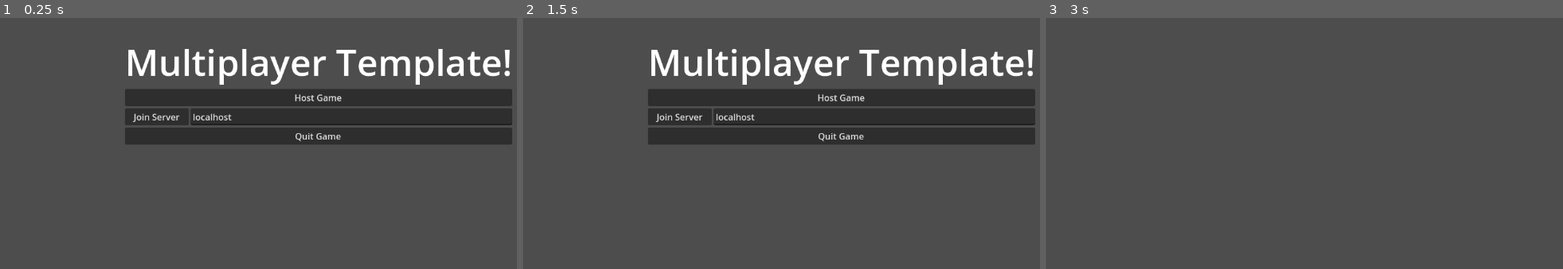
Above: before the commit, frames 1-3 (left to right).
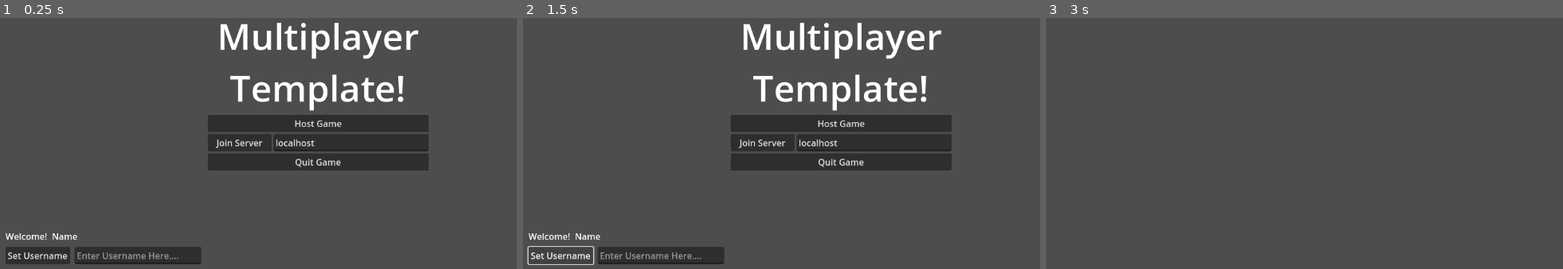
Above: after the commit, the same moments.

Repository: RichardGubijev/godot-multiplayer-template
Game: Godot game, scene res://scenes/game.tscn
Two runs of this game, one before a commit and one after it. Both use one fixed random seed, a clock stepped at 60 frames per second and the inputs below.
Inputs (mouse positions are in pixels of both pictures, inside the frame that each line leads up to):
- Up to frame 1 (0.25 s): no input
- Up to frame 2 (1.5 s): click (559, 256) at 0.5 s, where only the run after the commit has a clickable "Set Username"; click (559, 256) at 1.25 s, where only the run after the commit has a clickable "Set Username"
- Up to frame 3 (3 s): click (1082, 256) at 2 s, where only the run after the commit has a clickable "Set Username"; click "Host Game" at 2.75 s

The runs differ from the first frame. In frame 1, 23% of the frame differs, in the area x 1-100%, y 1-99%; in frame 2, 23%; in frame 3, nothing differs.
Error after the commit: Invalid access to property or key 'username' on a base object of type 'Node (game.gd)'. (res://scripts/main_menu.gd:12)

Commit message:
add main_menu username input

Diff:
--- a/scenes/game.tscn
+++ b/scenes/game.tscn
@@ -33,7 +33,8 @@
 [node name="Label" type="Label" parent="main_menu/VBoxContainer"]
 layout_mode = 2
 theme_override_font_sizes/font_size = 66
-text = "Multiplayer Template!"
+text = "Multiplayer
+Template!"
 horizontal_alignment = 1
 
 [node name="host_button" type="Button" parent="main_menu/VBoxContainer"]
@@ -57,6 +58,43 @@
 layout_mode = 2
 text = "Quit Game"
 
+[node name="VBoxContainer2" type="VBoxContainer" parent="main_menu"]
+layout_mode = 1
+anchors_preset = 2
+anchor_top = 1.0
+anchor_bottom = 1.0
+offset_left = 10.0
+offset_top = -71.0
+offset_right = 370.0
+grow_vertical = 0
+theme_override_constants/separation = 8
+
+[node name="HBoxContainer" type="HBoxContainer" parent="main_menu/VBoxContainer2"]
+layout_mode = 2
+theme_override_constants/separation = 8
+
+[node name="welcome_label" type="Label" parent="main_menu/VBoxContainer2/HBoxContainer"]
+layout_mode = 2
+text = "Welcome!"
+
+[node name="username_label" type="Label" parent="main_menu/VBoxContainer2/HBoxContainer"]
+layout_mode = 2
+text = "Name"
+
+[node name="HBoxContainer2" type="HBoxContainer" parent="main_menu/VBoxContainer2"]
+layout_mode = 2
+theme_override_constants/separation = 8
+
+[node name="set_username_button" type="Button" parent="main_menu/VBoxContainer2/HBoxContainer2"]
+layout_mode = 2
+text = "Set Username"
+
+[node name="username_line" type="LineEdit" parent="main_menu/VBoxContainer2/HBoxContainer2"]
+layout_mode = 2
+theme_override_constants/minimum_character_width = 15
+placeholder_text = "Enter Username Here...."
+
 [connection signal="pressed" from="main_menu/VBoxContainer/host_button" to="main_menu" method="_on_host_button_pressed"]
 [connection signal="pressed" from="main_menu/VBoxContainer/HBoxContainer/join_button" to="main_menu" method="_on_join_button_pressed"]
 [connection signal="pressed" from="main_menu/VBoxContainer/quit_button" to="main_menu" method="_on_quit_button_pressed"]
+[connection signal="pressed" from="main_menu/VBoxContainer2/HBoxContainer2/set_username_button" to="main_menu" method="_on_set_username_button_pressed"]
--- a/scripts/main_menu.gd
+++ b/scripts/main_menu.gd
@@ -1,8 +1,15 @@
 extends Control
 
 @onready var ip_line: LineEdit = $VBoxContainer/HBoxContainer/ip_line
+@onready var game: Node = $".."
+
+@onready var username_line: LineEdit = $VBoxContainer2/HBoxContainer2/username_line
+@onready var username_label: Label = $VBoxContainer2/HBoxContainer/username_label
 
 var PORT = 25565
+
+func _ready() -> void:
+	username_label.text = game.username
 
 func _on_quit_button_pressed() -> void:
 	get_tree().quit()
@@ -17,3 +24,7 @@
 	var peer = ENetMultiplayerPeer.new()
 	peer.create_client(ip_line.text, PORT)
 	multiplayer.multiplayer_peer = peer
+
+func _on_set_username_button_pressed() -> void:
+	game.username = username_line.text
+	username_label.text = game.username
